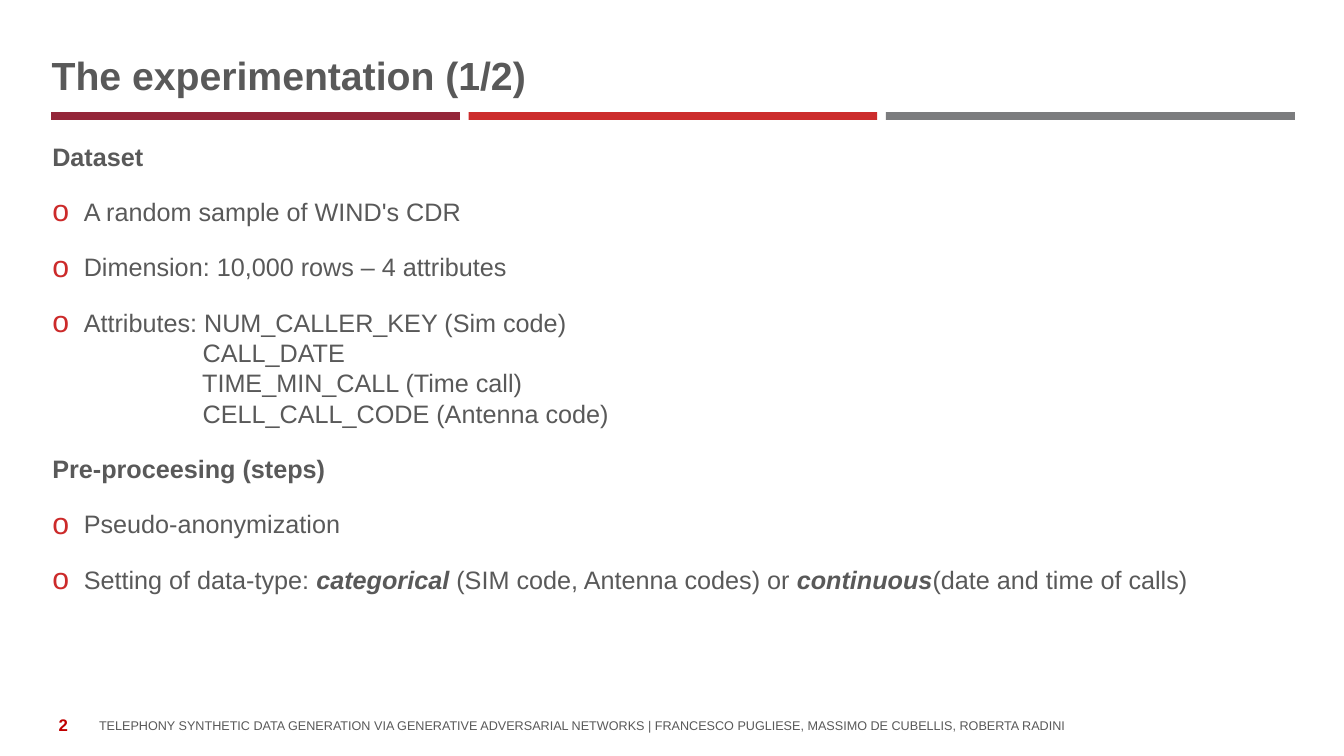
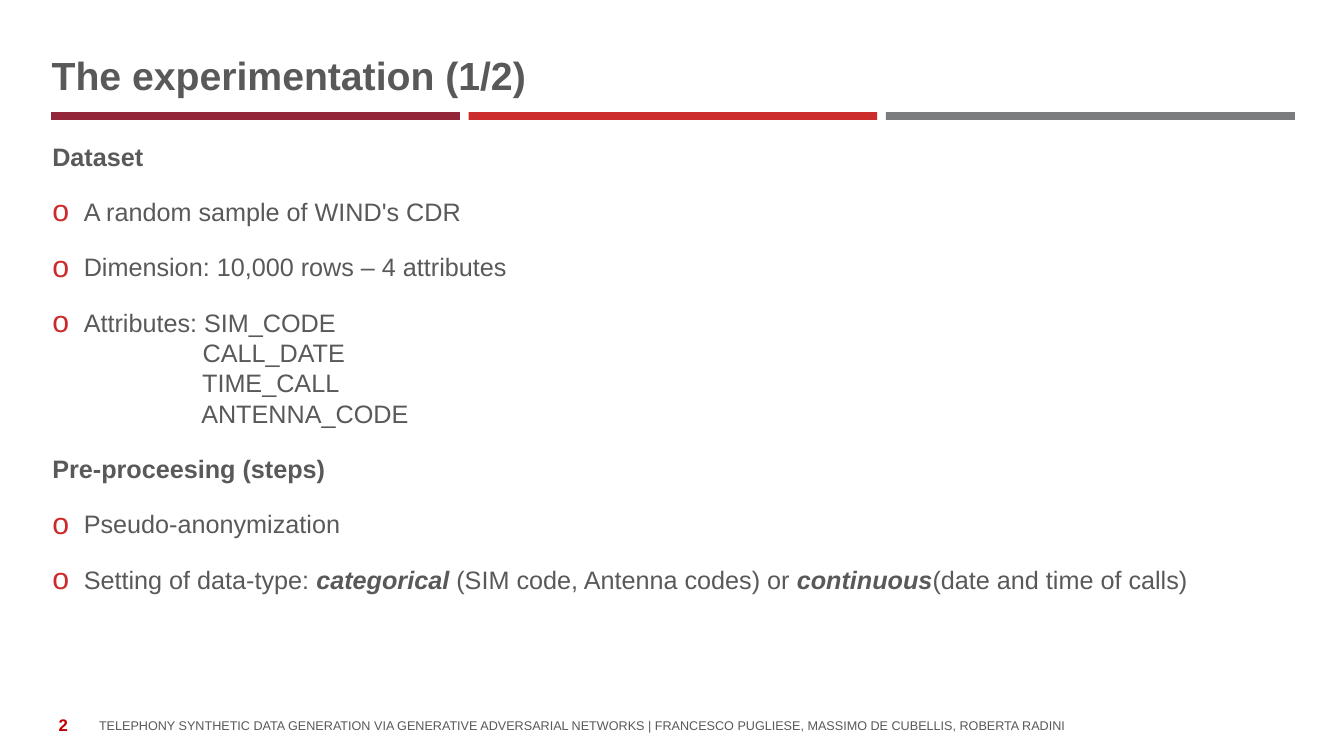
Before and after one commit to istat-methodology/Synthetic_Data, a slide deck: slide 2 of Presentations/Telephony Synthetic Data Generation via GANs.pptx. Drawn at 1344x756 pixels with LibreOffice and Linux fonts; fonts in the diff are those of the drawing; background and template pictures are left out. Boxes give left, top, right and bottom in pixels: in the first picture for what was removed or moved away, otherwise in the second. Text is boxed around its words. In the diff, an @@ line names an element or a change of style, - is before the commit and + after.

```diff
--- a/Presentations/Telephony Synthetic Data Generation via GANs.pptx
+++ b/Presentations/Telephony Synthetic Data Generation via GANs.pptx
@@ text at <box>84,313,408,428</box>: text changed @@
-o Attributes: NUM_CALLER_KEY (Sim code)
-  CALL_DATE
-  TIME_MIN_CALL (Time call)
-  CELL_CALL_CODE (Antenna code)
+o Attributes: SIM_CODE
+  CALL_DATE
+  TIME_CALL
+  ANTENNA_CODE
```
Also in this commit, not shown: 6 other slides changed, 2 slides added, 1 slide removed, 1 other file.
